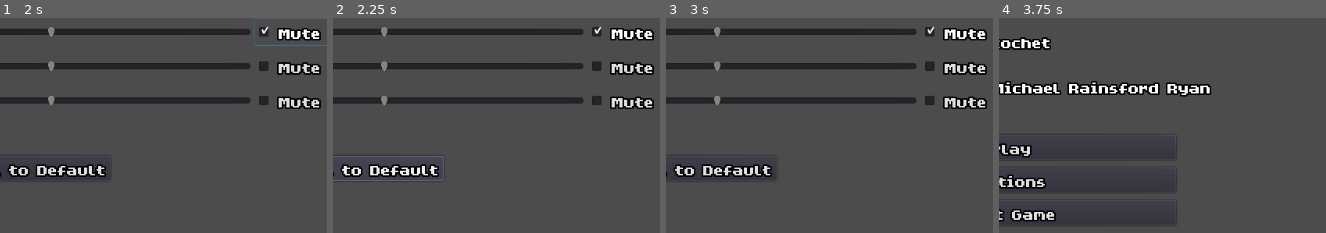
Above: before the commit, frames 1-4 (left to right).
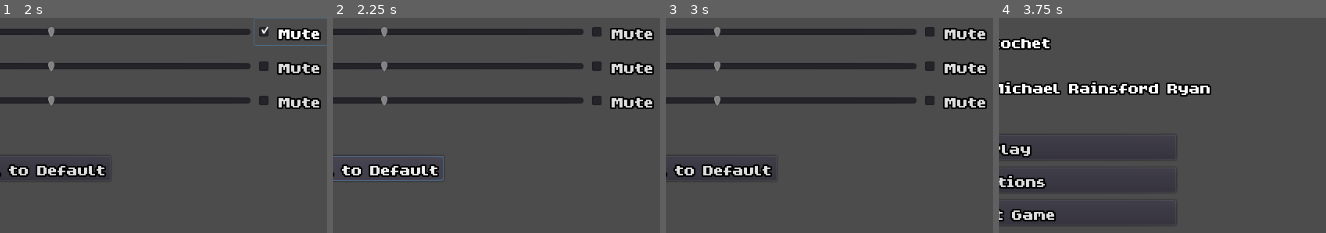
Above: after the commit, the same moments.

Repository: MichaelRRyan/ricochet
Game: Godot game, scene res://scenes/ui/main_menu_screen.tscn
Same seed, same stepped clock (60 frames per second), same inputs: the game is played once before the commit and once after it.
Inputs (mouse positions are % of the whole screen's width and height, from its top left):
- Up to frame 1 (2 s): click "Options" at 0.5 s; click "Mute" at 1.25 s
- Up to frame 2 (2.25 s): click "Reset all to Default" at 2 s
- Up to frame 3 (3 s): click (27, 60) at 2.75 s
- Up to frame 4 (3.75 s): click "Back to Menu" at 3.5 s
The pictures show only the part of the screen within x 48-98%, y 33-83%; the shares and areas given below are measured in that part.

Frame 1 is identical in both runs. In frame 2, 0.3% of the frame differs, in the area x 79-98%, y 3-10%; in frame 3, 0.3%; in frame 4, nothing differs.

Commit message:
Hooked up settings to user preferences autoload

Diff:
--- a/project.godot
+++ b/project.godot
@@ -13,6 +13,10 @@
 config/name="Ricochet"
 run/main_scene="res://scenes/ui/main_menu_screen.tscn"
 config/icon="res://assets/images/icon.png"
+
+[autoload]
+
+UserPreferences="*res://scripts/user_preferences.gd"
 
 [input]
 
--- a/scenes/ui/options_screen.tscn
+++ b/scenes/ui/options_screen.tscn
@@ -45,7 +45,9 @@
 margin_bottom = 34.0
 size_flags_horizontal = 3
 size_flags_vertical = 1
-value = 50.0
+max_value = 2.0
+step = 0.01
+value = 1.0
 
 [node name="MuteButton" type="CheckBox" parent="Settings/MasterVolume"]
 margin_left = 719.0
@@ -73,7 +75,9 @@
 margin_bottom = 34.0
 size_flags_horizontal = 3
 size_flags_vertical = 1
-value = 50.0
+max_value = 2.0
+step = 0.01
+value = 1.0
 
 [node name="MuteButton" type="CheckBox" parent="Settings/SFXVolume"]
 margin_left = 719.0
@@ -101,7 +105,9 @@
 margin_bottom = 34.0
 size_flags_horizontal = 3
 size_flags_vertical = 1
-value = 50.0
+max_value = 2.0
+step = 0.01
+value = 1.0
 
 [node name="MuteButton" type="CheckBox" parent="Settings/MusicVolume"]
 margin_left = 719.0
@@ -146,5 +152,12 @@
 margin_right = 84.0
 text = "Back to Menu"
 
+[connection signal="value_changed" from="Settings/MasterVolume/HSlider" to="." method="_on_MasterVolume_value_changed"]
+[connection signal="toggled" from="Settings/MasterVolume/MuteButton" to="." method="_on_MasterVolumeMute_toggled"]
+[connection signal="value_changed" from="Settings/SFXVolume/HSlider" to="." method="_on_SFXVolume_value_changed"]
+[connection signal="toggled" from="Settings/SFXVolume/MuteButton" to="." method="_on_SFXVolumeMute_toggled"]
+[connection signal="value_changed" from="Settings/MusicVolume/HSlider" to="." method="_on_MusicVolume_value_changed"]
+[connection signal="toggled" from="Settings/MusicVolume/MuteButton" to="." method="_on_MusicVolumeMute_toggled"]
+[connection signal="toggled" from="Settings/Fullscreen/CheckBox" to="." method="_on_Fullscreen_toggled"]
 [connection signal="pressed" from="Settings/ResetToDefaultButton" to="." method="_on_ResetToDefaultButton_pressed"]
 [connection signal="pressed" from="BackButton" to="." method="_on_BackButton_pressed"]
--- a/scripts/ui/options_screen.gd
+++ b/scripts/ui/options_screen.gd
@@ -1,4 +1,9 @@
 extends Control
+
+
+#-------------------------------------------------------------------------------
+func _ready():
+	_set_options_match_preferences()
 
 
 #-------------------------------------------------------------------------------
@@ -8,7 +13,56 @@
 
 #-------------------------------------------------------------------------------
 func _on_ResetToDefaultButton_pressed():
-	pass # Replace with function body.
+	UserPreferences.reset_all()
+	_set_options_match_preferences()
 
 
 #-------------------------------------------------------------------------------
+func _set_options_match_preferences():
+	$Settings/MasterVolume/HSlider.value = UserPreferences.get_master_volume()
+	$Settings/SFXVolume/HSlider.value = UserPreferences.get_raw_sfx_volume()
+	$Settings/MusicVolume/HSlider.value = UserPreferences.get_raw_music_volume()
+
+	$Settings/MasterVolume/MuteButton.pressed = UserPreferences.get_master_volume_muted()
+	$Settings/SFXVolume/MuteButton.pressed = UserPreferences.get_raw_sfx_volume_muted()
+	$Settings/MusicVolume/MuteButton.pressed = UserPreferences.get_raw_music_volume_muted()
+
+	$Settings/Fullscreen/CheckBox.pressed = UserPreferences.get_fullscreen()
+
+
+#-------------------------------------------------------------------------------
+func _on_MasterVolume_value_changed(value):
+	UserPreferences.set_master_volume(value)
+
+
+#-------------------------------------------------------------------------------
+func _on_MasterVolumeMute_toggled(button_pressed):
+	UserPreferences.set_master_volume_muted(button_pressed)
+
+
+#-------------------------------------------------------------------------------
+func _on_SFXVolume_value_changed(value):
+	UserPreferences.set_sfx_volume(value)
+
+
+#-------------------------------------------------------------------------------
+func _on_SFXVolumeMute_toggled(button_pressed):
+	UserPreferences.set_sfx_volume_muted(button_pressed)
+
+
+#-------------------------------------------------------------------------------
+func _on_MusicVolume_value_changed(value):
+	UserPreferences.set_music_volume(value)
+
+
+#-------------------------------------------------------------------------------
+func _on_MusicVolumeMute_toggled(button_pressed):
+	UserPreferences.set_music_volume_muted(button_pressed)
+
+
+#-------------------------------------------------------------------------------
+func _on_Fullscreen_toggled(button_pressed):
+	UserPreferences.set_fullscreen(button_pressed)
+
+
+#-------------------------------------------------------------------------------
--- /dev/null
+++ b/scripts/user_preferences.gd
@@ -0,0 +1,114 @@
+extends Node
+
+var _master_volume : float = 1.0 setget set_master_volume, get_master_volume
+var _sfx_volume : float = 1.0  setget set_sfx_volume, get_sfx_volume
+var _music_volume : float = 1.0  setget set_music_volume, get_music_volume
+
+var _master_volume_muted : bool = false setget set_master_volume_muted, get_master_volume_muted
+var _sfx_volume_muted : bool = false setget set_sfx_volume_muted, get_sfx_volume_muted
+var _music_volume_muted : bool = false setget set_music_volume_muted, get_music_volume_muted
+var _fullscreen : bool = false setget set_fullscreen, get_fullscreen
+
+
+#-------------------------------------------------------------------------------
+func reset_all():
+	_master_volume = 1.0
+	_sfx_volume = 1.0
+	_music_volume = 1.0
+	_master_volume_muted = false
+	_sfx_volume_muted = false
+	_music_volume_muted = false
+	_fullscreen = false
+
+
+#-------------------------------------------------------------------------------
+func set_master_volume(value : float) -> void:
+	_master_volume = value
+
+
+#-------------------------------------------------------------------------------
+func set_sfx_volume(value : float) -> void:
+	_sfx_volume = value
+
+
+#-------------------------------------------------------------------------------
+func set_music_volume(value : float) -> void:
+	_music_volume = value
+
+
+#-------------------------------------------------------------------------------
+func set_master_volume_muted(value : bool) -> void:
+	_master_volume_muted = value
+
+
+#-------------------------------------------------------------------------------
+func set_sfx_volume_muted(value : bool) -> void:
+	_sfx_volume_muted = value
+
+
+#-------------------------------------------------------------------------------
+func set_music_volume_muted(value : bool) -> void:
+	_music_volume_muted = value
+
+
+#-------------------------------------------------------------------------------
+func set_fullscreen(value : bool) -> void:
+	_fullscreen = value
+
+
+#-------------------------------------------------------------------------------
+func get_master_volume() -> float:
+	return _master_volume
+
+
+#-------------------------------------------------------------------------------
+func get_sfx_volume() -> float:
+	return _sfx_volume * _master_volume
+
+
+#-------------------------------------------------------------------------------
+func get_music_volume() -> float:
+	return _music_volume * _master_volume
+
+
+#-------------------------------------------------------------------------------
+func get_fullscreen() -> bool:
+	return _fullscreen
+
+
+#-------------------------------------------------------------------------------
+func get_master_volume_muted() -> bool:
+	return _master_volume_muted
+
+
+#-------------------------------------------------------------------------------
+func get_sfx_volume_muted() -> bool:
+	return _sfx_volume_muted or _master_volume_muted
+
+
+#-------------------------------------------------------------------------------
+func get_music_volume_muted() -> bool:
+	return _music_volume_muted or _master_volume_muted
+
+
+#-------------------------------------------------------------------------------
+func get_raw_sfx_volume() -> float:
+	return _sfx_volume
+
+
+#-------------------------------------------------------------------------------
+func get_raw_music_volume() -> float:
+	return _music_volume
+
+
+#-------------------------------------------------------------------------------
+func get_raw_sfx_volume_muted() -> bool:
+	return _sfx_volume_muted
+
+
+#-------------------------------------------------------------------------------
+func get_raw_music_volume_muted() -> bool:
+	return _music_volume_muted
+
+
+#-------------------------------------------------------------------------------
